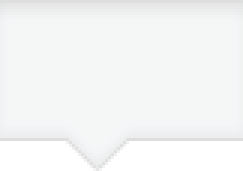
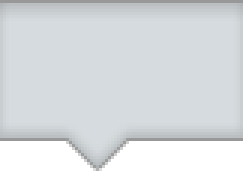
Layer changes from the first (243, 171) image to the second:
"图层 1": opacity 80% → 30% over [left=0, top=0, right=243, bottom=21]
"矩形 7": opacity 19% → 80% over [left=0, top=3, right=243, bottom=168]
